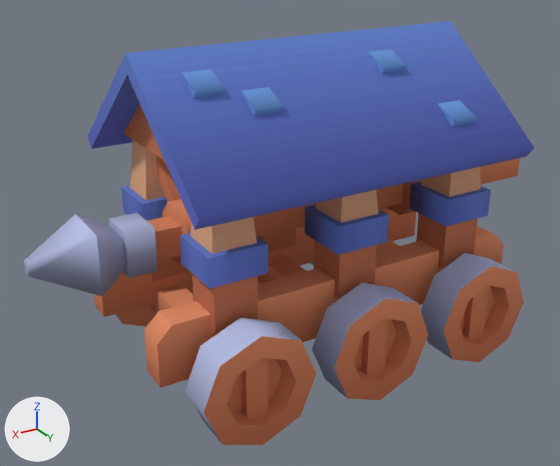
Two versions of the glTF model assets-src/rig-test/siege-ram-engine-tint.glb, one commit apart.
One viewpoint serves both versions: a camera (50 mm lens) standing at (1.466, 2.265, 1.608) and looking at (0.101, -0.011, 0.47). Every picture has the same lights, and +X, +Y and +Z are marked at lower left. The picture after the commit comes second.

The first picture shows 'siege-ram'.
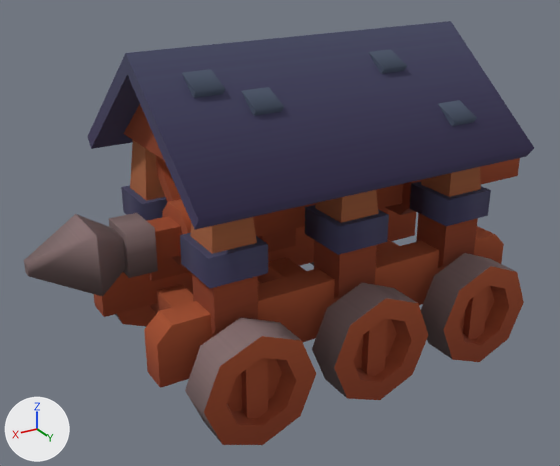
Location of each change, (x1, y1, x2, y2) in pixels of the pictures (560 x 466 px):
'siege-ram', recoloured (darker)
    both: (24, 21, 534, 445)

What changed in the scene script:
```text
Change mat_colormap:
    add n3 = _N.new('ShaderNodeMix'); n3.name = 'Mix'
    add n3.data_type = 'RGBA'
    add n3.blend_type = 'MULTIPLY'
    add n3.inputs[0].default_value = 1.0  # 'Factor'
    add n3.inputs[7].default_value = (0.5, 0.3, 0.2, 1.0)  # 'B', beige #bc957c
    where n2 = _N.new('ShaderNodeTexImage'); n2.name = 'Image Texture'
    where n0 = _N.new('ShaderNodeBsdfPrincipled'); n0.name = 'Principled BSDF'
    remove _L.new(n2.outputs[0], n0.inputs[0])  # 'Color' to 'Base Color'
    add _L.new(n3.outputs[2], n0.inputs[0])  # 'Result' to 'Base Color'
    add _L.new(n2.outputs[0], n3.inputs[6])  # 'Color' to 'A'
```
